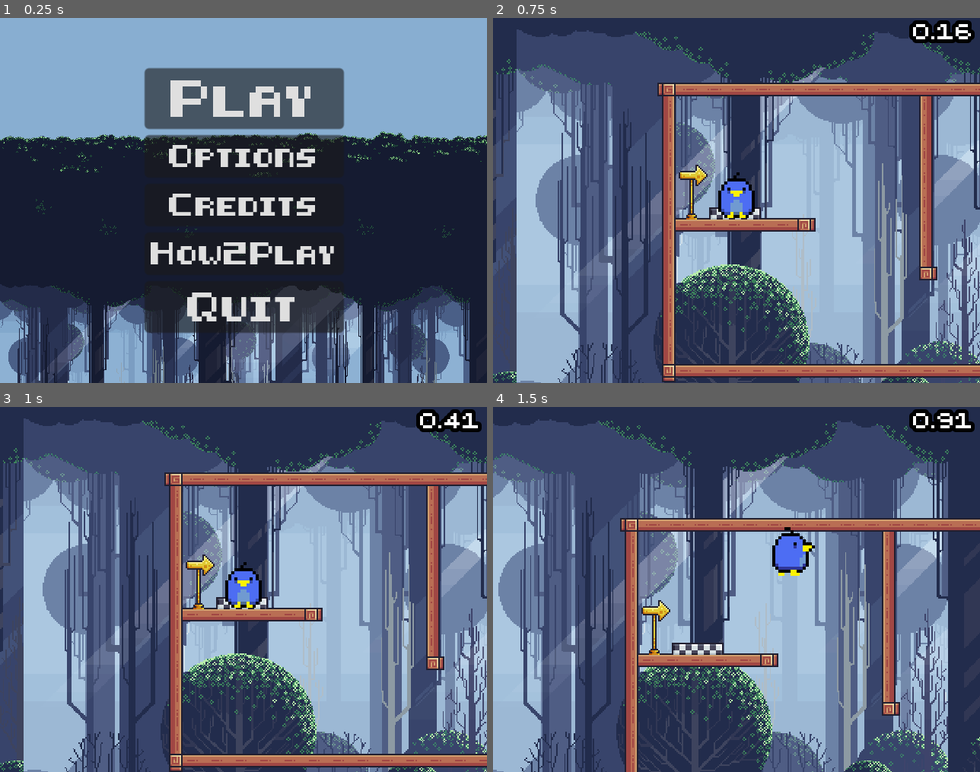
Above: before the commit, frames 1-4 (two rows, left to right).
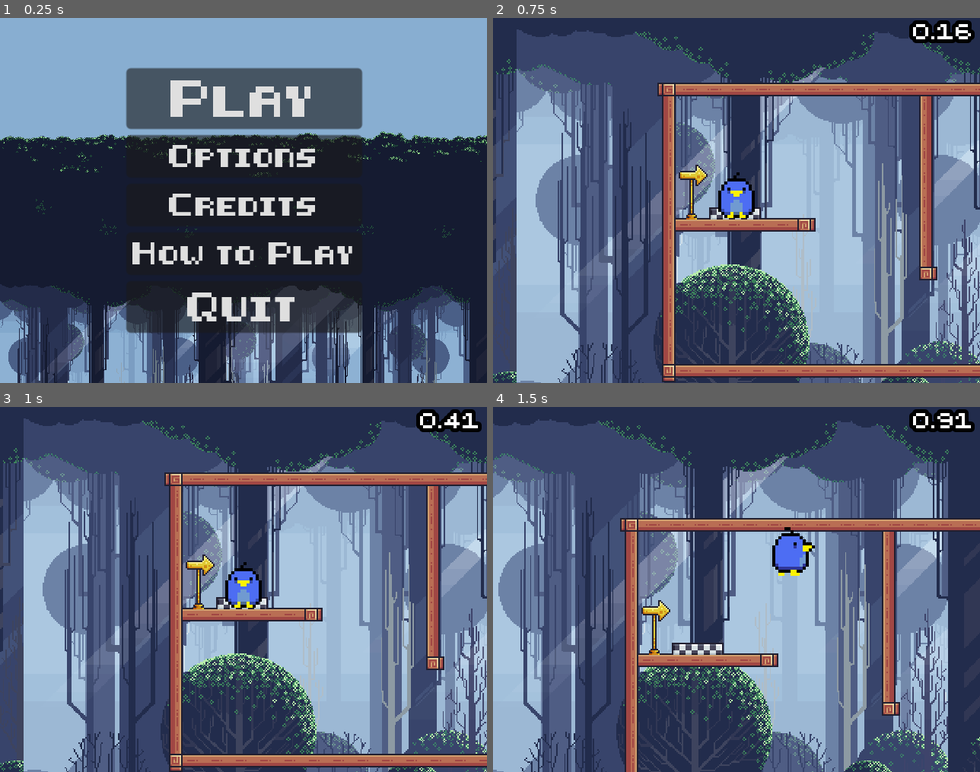
Above: after the commit, the same moments.

Repository: Kynannn/GodotGameApr-June
Game: Godot game, scene res://menu.tscn
The game is run twice, just before and just after one commit, with the same random seed, the same clock (stepped at 60 frames per second) and the same inputs.
Inputs:
- Up to frame 1 (0.25 s): no input
- Up to frame 2 (0.75 s): click "Play" at 0.5 s
- Up to frame 3 (1 s): no input
- Up to frame 4 (1.5 s): tap Enter (ui_accept) at 1.25 s; hold Right (ui_right) from 1.28 s (still down)

The runs differ from the first frame. In frame 1, 3.6% of the frame differs, in the area x 25-75%, y 13-87%; in frame 2, nothing differs; in frame 3, nothing differs; in frame 4, nothing differs.

Commit message:
changed menu

Diff:
--- a/menu.tscn
+++ b/menu.tscn
@@ -59,7 +59,7 @@
 layout_mode = 2
 theme_override_fonts/font = ExtResource("3_uol8c")
 theme_override_font_sizes/font_size = 12
-text = "How2Play
+text = "How to Play
 "
 
 [node name="Quit" type="Button" parent="MarginContainer/VBoxContainer"]
Not shown, changed: .DS_Store
